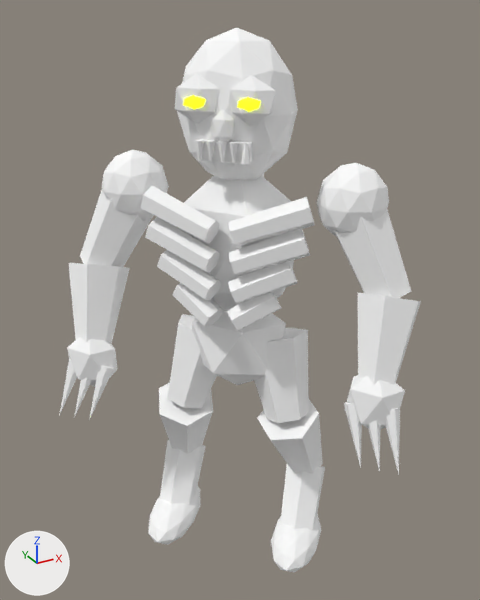
Before and after pictures for a commit that changed the glTF model GameData/Visuals/DemonFighter/skeleton.glb.
Rendered twice from a 50 mm camera at (1.15, -3.41, 3.58) aimed at (2.97, -0.1, 1.92). Arrows for +X, +Y and +Z are at lower left; the lights stay in place. The picture after the commit comes second. Where no turn or scale is listed for an object, it has been applied to the vertices.

Script lines for the objects in view, before the commit:
```python
mat_sulfur_fire = principled_material('Sulfur fire')
mat_sulfur_fire.base_color = (0.8, 1.0, 0.005)  # yellow #e7ff10
mat_sulfur_fire.roughness = 0.8
mat_sulfur_fire.emission_color = (0.8, 1.0, 0.005)  # yellow #e7ff10
mat_sulfur_fire.emission_strength = 3.0
me_icosphere_052 = bpy.data.meshes.new('Icosphere.052')
me_icosphere_052.from_pydata(...)  # 12 vertices, 20 faces; spans x -0.149..0.149, y -0.149..0.149, z -0.22..0.22
me_icosphere_052.materials.append(mat_ink___charcoal)  # white #ffffff
me_icosphere_057 = bpy.data.meshes.new('Icosphere.057')
me_icosphere_057.from_pydata(...)  # 12 vertices, 20 faces; spans x -0.0443..0.0443, y -0.0443..0.0443, z -0.037..0.037
me_icosphere_057.materials.append(mat_sulfur_fire)  # yellow #e7ff10, glowing yellow #e7ff10
me_icosphere_059 = bpy.data.meshes.new('Icosphere.059')
me_icosphere_059.from_pydata(...)  # 12 vertices, 20 faces; spans x -0.0443..0.0443, y -0.0443..0.0443, z -0.037..0.037
me_icosphere_059.materials.append(mat_sulfur_fire)  # yellow #e7ff10, glowing yellow #e7ff10
ob_skeleton___burning_eye = bpy.data.objects.new('Skeleton / Burning eye', me_icosphere_057)
ob_skeleton___burning_eye.location = (2.691, -0.097, 3.12)
ob_skeleton___burning_eye_001 = bpy.data.objects.new('Skeleton / Burning eye.001', me_icosphere_059)
ob_skeleton___burning_eye_001.location = (2.903, -0.309, 3.12)
ob_skeleton___knuckle_001 = bpy.data.objects.new('Skeleton / Knuckle.001', me_icosphere_052)
ob_skeleton___knuckle_001.location = (3.467, -0.834, 1.45)
# also in view: 'Skeleton / Rib' at (2.7, -0.04, 1.94); 'Skeleton / Hock' at (2.73, 0.38, 0.35); 'Skeleton / Eye socket.001' at (2.94, -0.28, 3.13); 'Skeleton foot.001' at (3.27, -0.38, 0.14); 'Skeleton / Rib.007' at (3.02, -0.36, 2.48)
```
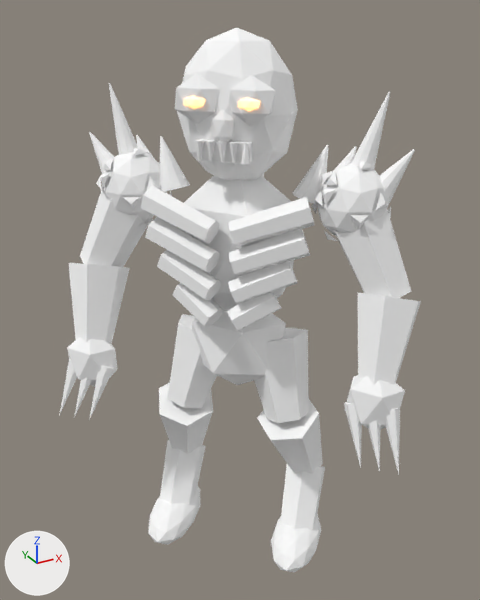
Pixel boxes (x1, y1, x2, y2) of what changed, in the pictures (480 x 600 px):
'Serrated scapula.014', added: after (351, 92, 390, 170)
'Serrated scapula.008', added: after (159, 136, 190, 192)
'Serrated scapula.012', added: after (293, 145, 328, 204)
'Serrated scapula.010', added: after (109, 83, 137, 155)
'Layered Skeleton shoulder.001', added: after (311, 161, 391, 241)
'Serrated scapula.015', added: after (379, 149, 415, 208)
'Layered Skeleton shoulder', added: after (96, 147, 172, 226)
'Serrated scapula.011', added: after (89, 132, 114, 173)
'Skeleton / Burning eye.001', recoloured (lighter): (237, 97, 261, 112) in both
'Skeleton / Burning eye', recoloured (lighter): (183, 95, 205, 109) in both
'Serrated scapula.013', added: after (317, 146, 357, 196)
'Serrated scapula.009', added: after (136, 135, 161, 186)

The change, as a list of edits to the scene's bpy script:
```text
Change mat_sulfur_fire:
    mat_sulfur_fire.base_color: (0.8, 1.0, 0.005) -> (1.0, 1.0, 1.0)  # yellow #e7ff10 -> white #ffffff
    mat_sulfur_fire.emission_color: (0.8, 1.0, 0.005) -> (1.0, 0.37, 0.045)  # yellow #e7ff10 -> orange #ffa43c
Add ob_serrated_scapula_015:
    ob_serrated_scapula_015 = bpy.data.objects.new('Serrated scapula.015', me_serrated_scapula_015)  # 20 vertices, 36 faces; spans x 2.63..2.896, y -2.755..-2.536, z 2.496..2.863; in mat_old_bone (white #ffffff)
    ob_serrated_scapula_015.location = (0.879, 2.121, 0.0)
Add ob_serrated_scapula_014:
    ob_serrated_scapula_014 = bpy.data.objects.new('Serrated scapula.014', me_serrated_scapula_014)  # 20 vertices, 36 faces; spans x 2.536..2.784, y -2.644..-2.447, z 2.524..3.161; in mat_old_bone (white #ffffff)
    ob_serrated_scapula_014.location = (0.879, 2.121, 0.0)
Add ob_serrated_scapula_013:
    ob_serrated_scapula_013 = bpy.data.objects.new('Serrated scapula.013', me_serrated_scapula_013)  # 20 vertices, 36 faces; spans x 2.454..2.67, y -2.557..-2.364, z 2.512..2.862; in mat_old_bone (white #ffffff)
    ob_serrated_scapula_013.location = (0.879, 2.121, 0.0)
Add ob_serrated_scapula_012:
    ob_serrated_scapula_012 = bpy.data.objects.new('Serrated scapula.012', me_serrated_scapula_012)  # 20 vertices, 36 faces; spans x 2.365..2.557, y -2.471..-2.28, z 2.521..2.861; in mat_old_bone (white #ffffff)
    ob_serrated_scapula_012.location = (0.879, 2.121, 0.0)
Add ob_serrated_scapula_011:
    ob_serrated_scapula_011 = bpy.data.objects.new('Serrated scapula.011', me_serrated_scapula_011)  # 20 vertices, 36 faces; spans x 1.487..1.706, y -1.613..-1.346, z 2.496..2.863; in mat_old_bone (white #ffffff)
    ob_serrated_scapula_011.location = (0.879, 2.121, 0.0)
Add ob_serrated_scapula_010:
    ob_serrated_scapula_010 = bpy.data.objects.new('Serrated scapula.010', me_serrated_scapula_010)  # 20 vertices, 36 faces; spans x 1.599..1.796, y -1.706..-1.459, z 2.524..3.161; in mat_old_bone (white #ffffff)
    ob_serrated_scapula_010.location = (0.879, 2.121, 0.0)
Add ob_serrated_scapula_009:
    ob_serrated_scapula_009 = bpy.data.objects.new('Serrated scapula.009', me_serrated_scapula_009)  # 20 vertices, 36 faces; spans x 1.685..1.879, y -1.788..-1.572, z 2.512..2.862; in mat_old_bone (white #ffffff)
    ob_serrated_scapula_009.location = (0.879, 2.121, 0.0)
Add ob_serrated_scapula_008:
    ob_serrated_scapula_008 = bpy.data.objects.new('Serrated scapula.008', me_serrated_scapula_008)  # 20 vertices, 36 faces; spans x 1.771..1.962, y -1.878..-1.685, z 2.521..2.861; in mat_old_bone (white #ffffff)
    ob_serrated_scapula_008.location = (0.879, 2.121, 0.0)
Add ob_layered_skeleton_shoulder_001:
    ob_layered_skeleton_shoulder_001 = bpy.data.objects.new('Layered Skeleton shoulder.001', me_layered_skeleton_shoulder_001)  # 80 vertices, 60 faces; spans x 3.279..3.75, y -0.68..-0.219, z 2.301..2.799; in mat_old_bone (white #ffffff)
    ob_layered_skeleton_shoulder_001.location = (0.0, 0.0, 0.0)
Add ob_layered_skeleton_shoulder:
    ob_layered_skeleton_shoulder = bpy.data.objects.new('Layered Skeleton shoulder', me_layered_skeleton_shoulder)  # 80 vertices, 60 faces; spans x 2.317..2.789, y 0.282..0.742, z 2.301..2.799; in mat_old_bone (white #ffffff)
    ob_layered_skeleton_shoulder.location = (0.0, 0.0, 0.0)
```
